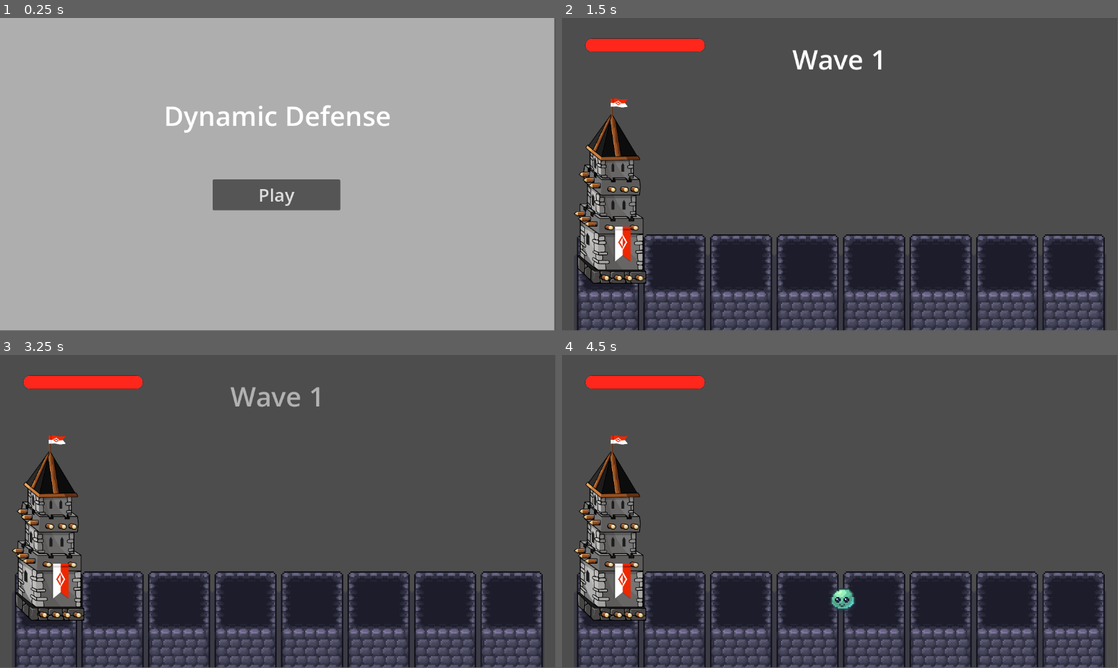
Above: before the commit, frames 1-4 (two rows, left to right).
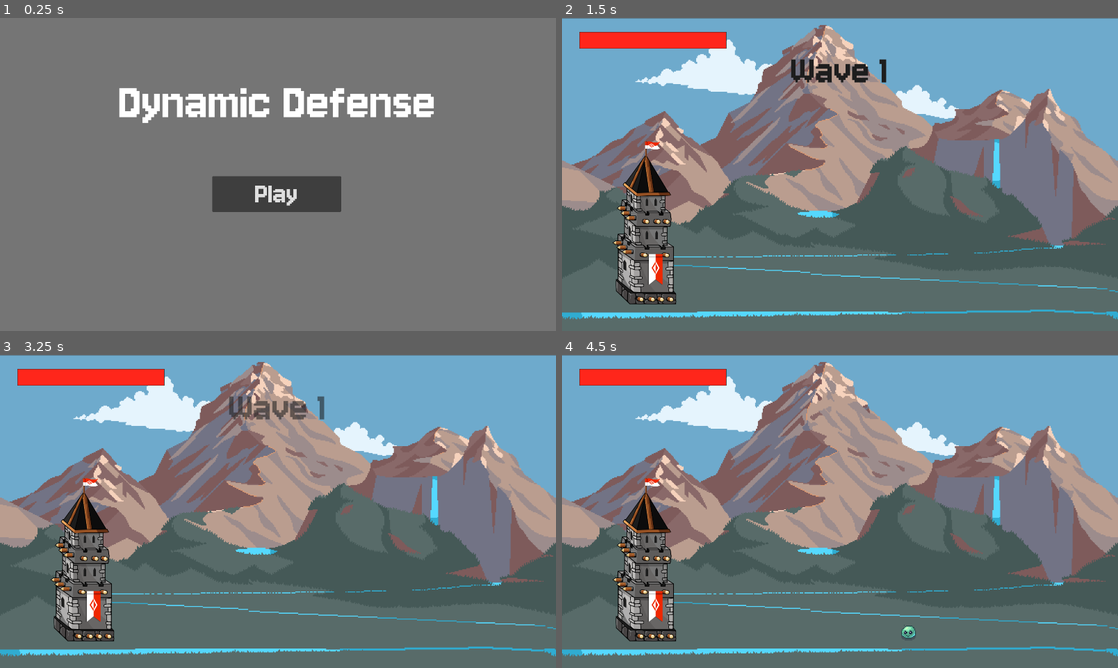
Above: after the commit, the same moments.

Repository: AlexandreBasei/dynamic_defense
Game: Godot game, scene res://scenes/main.tscn
The game is run twice, just before and just after one commit, with the same random seed, the same clock (stepped at 60 frames per second) and the same inputs.
Inputs:
- Up to frame 1 (0.25 s): no input
- Up to frame 2 (1.5 s): click "Play" at 0.5 s; tap Enter at 1.25 s
- Up to frame 3 (3.25 s): tap Space at 2 s; tap Enter at 2.75 s
- Up to frame 4 (4.5 s): no input
In our replay, the window is 799x449 before the commit and 800x450 after it. These sizes can differ from the game's own. Grey fills any space a smaller window leaves; there, only what the larger window draws over its background counts as a difference.

The runs differ from the first frame. In frame 1, 97% of the frame differs, in the area x 0-100%, y 0-100%; in frame 2, 89%; in frame 3, 88%; in frame 4, 89%.

Commit message:
UI improvements && Demon

Diff:
--- a/health_bar.tscn
+++ b/health_bar.tscn
@@ -6,17 +6,9 @@
 
 [sub_resource type="StyleBoxFlat" id="StyleBoxFlat_m7ell"]
 bg_color = Color(1, 0.15134397, 0.10833255, 1)
-corner_radius_top_left = 15
-corner_radius_top_right = 15
-corner_radius_bottom_right = 15
-corner_radius_bottom_left = 15
 
 [sub_resource type="StyleBoxFlat" id="StyleBoxFlat_kdjhy"]
 bg_color = Color(0.18590242, 0.17234924, 0.17791423, 1)
-corner_radius_top_left = 15
-corner_radius_top_right = 15
-corner_radius_bottom_right = 15
-corner_radius_bottom_left = 15
 expand_margin_left = 1.0
 expand_margin_top = 1.0
 expand_margin_right = 1.0
@@ -26,27 +18,24 @@
 
 [sub_resource type="StyleBoxFlat" id="StyleBoxFlat_srckl"]
 bg_color = Color(0.82605994, 0.82606006, 0.8260599, 1)
-corner_radius_top_left = 15
-corner_radius_top_right = 15
-corner_radius_bottom_right = 15
-corner_radius_bottom_left = 15
 
 [node name="HealthBar" type="ProgressBar"]
 z_index = 1
 anchors_preset = -1
-anchor_left = 0.15
-anchor_top = 0.087000005
-anchor_right = 0.15
-anchor_bottom = 0.087000005
-offset_left = -123.8
-offset_top = -13.376003
-offset_right = 123.2
-offset_bottom = 13.623997
+anchor_left = 0.163
+anchor_top = 0.071
+anchor_right = 0.163
+anchor_bottom = 0.071
+offset_left = -251.95999
+offset_top = -27.68
+offset_right = 253.84
+offset_bottom = 27.736
 theme_override_styles/background = SubResource("StyleBoxEmpty_7igj3")
 theme_override_styles/fill = SubResource("StyleBoxFlat_m7ell")
 value = 60.0
 show_percentage = false
 script = ExtResource("1_m7ell")
+metadata/_edit_group_ = true
 
 [node name="DamageBar" type="ProgressBar" parent="."]
 z_index = -1
--- a/project.godot
+++ b/project.godot
@@ -15,6 +15,13 @@
 config/features=PackedStringArray("4.5", "Forward Plus")
 config/icon="res://icon.svg"
 
+[display]
+
+window/size/viewport_width=1920
+window/size/viewport_height=1080
+window/stretch/mode="viewport"
+window/stretch/aspect="expand"
+
 [global_group]
 
 mobs=""
--- a/scenes/UI/hud.tscn
+++ b/scenes/UI/hud.tscn
@@ -1,15 +1,16 @@
-[gd_scene load_steps=3 format=3 uid="uid://b5ejdflfu6xdl"]
+[gd_scene load_steps=4 format=3 uid="uid://b5ejdflfu6xdl"]
 
 [ext_resource type="Script" uid="uid://dah8c7boq5st4" path="res://scenes/UI/hud.gd" id="1_37p78"]
 [ext_resource type="PackedScene" uid="uid://bnvp2yq7ymekn" path="res://health_bar.tscn" id="2_rd3kb"]
+[ext_resource type="FontFile" uid="uid://b8yosn0dw1ed6" path="res://art/fonts/Jersey10-Regular.ttf" id="2_y5tme"]
 
 [node name="HUD" type="CanvasLayer"]
 script = ExtResource("1_37p78")
 
 [node name="ColorRect" type="ColorRect" parent="."]
-offset_right = 1150.0
-offset_bottom = 648.0
-color = Color(0.68307734, 0.6830774, 0.68307734, 1)
+offset_right = 1922.0
+offset_bottom = 1081.0
+color = Color(0.4584052, 0.45840496, 0.45840502, 1)
 
 [node name="StartButton" type="Button" parent="."]
 anchors_preset = -1
@@ -17,28 +18,30 @@
 anchor_top = 0.56600004
 anchor_right = 0.5
 anchor_bottom = 0.56600004
-offset_left = -135.0
-offset_top = -31.768036
-offset_right = 130.0
-offset_bottom = 32.231964
+offset_left = -227.0
+offset_top = -65.28003
+offset_right = 218.0
+offset_bottom = 57.71997
 grow_horizontal = 2
 grow_vertical = 0
-theme_override_font_sizes/font_size = 37
+theme_override_fonts/font = ExtResource("2_y5tme")
+theme_override_font_sizes/font_size = 107
 text = "Play"
 
 [node name="Message" type="Label" parent="."]
 anchors_preset = -1
 anchor_left = 0.5
-anchor_top = 0.312
+anchor_top = 0.27
 anchor_right = 0.5
-anchor_bottom = 0.312
-offset_left = -236.0
-offset_top = -38.17601
-offset_right = 236.0
-offset_bottom = 38.82399
+anchor_bottom = 0.27
+offset_left = -548.0
+offset_top = -99.600006
+offset_right = 548.0
+offset_bottom = 100.399994
 grow_horizontal = 2
 grow_vertical = 2
-theme_override_font_sizes/font_size = 56
+theme_override_fonts/font = ExtResource("2_y5tme")
+theme_override_font_sizes/font_size = 186
 text = "Dynamic Defense"
 horizontal_alignment = 1
 vertical_alignment = 1
@@ -49,17 +52,19 @@
 
 [node name="Wave" type="Label" parent="."]
 visible = false
+modulate = Color(0.1148968, 0.11489681, 0.1148968, 1)
 anchors_preset = -1
 anchor_left = 0.5
-anchor_top = 0.132
+anchor_top = 0.16900001
 anchor_right = 0.5
-anchor_bottom = 0.132
+anchor_bottom = 0.16900001
 offset_left = -179.25
-offset_top = -38.536003
+offset_top = -78.496025
 offset_right = 179.25
-offset_bottom = 38.463997
+offset_bottom = -1.4960327
 grow_horizontal = 2
-theme_override_font_sizes/font_size = 56
+theme_override_fonts/font = ExtResource("2_y5tme")
+theme_override_font_sizes/font_size = 146
 text = "Wave"
 horizontal_alignment = 1
 vertical_alignment = 1
--- /dev/null
+++ b/scenes/cards_handler.tscn
@@ -0,0 +1,3 @@
+[gd_scene format=3 uid="uid://lopuqvs2efnh"]
+
+[node name="CardsHandler" type="Node2D"]
--- a/scenes/main.tscn
+++ b/scenes/main.tscn
@@ -1,23 +1,30 @@
-[gd_scene load_steps=7 format=3 uid="uid://begu0mbamvgii"]
+[gd_scene load_steps=8 format=3 uid="uid://begu0mbamvgii"]
 
 [ext_resource type="PackedScene" uid="uid://bqwkl3cusk0uq" path="res://scenes/levels/tile_map.tscn" id="1_0xm2m"]
 [ext_resource type="Script" uid="uid://bedm1itnq0t00" path="res://scenes/main.gd" id="1_h2yge"]
 [ext_resource type="PackedScene" uid="uid://d4aqy4ns76bew" path="res://scenes/tower/tower.tscn" id="2_h2yge"]
+[ext_resource type="Texture2D" uid="uid://dsfv0lyipp0y2" path="res://art/backgrounds/mountains/m7/BIGPRE_ORIG_SIZE.png" id="2_o6xl0"]
 [ext_resource type="PackedScene" uid="uid://b5ejdflfu6xdl" path="res://scenes/UI/hud.tscn" id="5_lquwl"]
 [ext_resource type="PackedScene" uid="uid://b8ocqfk1bqk7v" path="res://scenes/wave_handler.tscn" id="6_o6xl0"]
 [ext_resource type="Script" uid="uid://bv1cx22ihvh2u" path="res://scenes/camera_2d.gd" id="6_tefeu"]
 
 [node name="Main" type="Node2D"]
-position = Vector2(30, 450)
+position = Vector2(415, 668)
 script = ExtResource("1_h2yge")
 
+[node name="BigpreOrigSize" type="Sprite2D" parent="."]
+position = Vector2(544, -123)
+scale = Vector2(0.8333333, 0.83487654)
+texture = ExtResource("2_o6xl0")
+
 [node name="TileMap" parent="." instance=ExtResource("1_0xm2m")]
-position = Vector2(-6.92, 0)
-scale = Vector2(2.935, 2.935)
+visible = false
+position = Vector2(-229.905, 37.395)
+scale = Vector2(4.13, 4.13)
 
 [node name="Tower" parent="." instance=ExtResource("2_h2yge")]
-position = Vector2(-8, -159)
-scale = Vector2(0.4, 0.4)
+position = Vector2(-242, -59)
+scale = Vector2(0.585, 0.585)
 
 [node name="HUD" parent="." instance=ExtResource("5_lquwl")]
 
@@ -26,7 +33,7 @@
 script = ExtResource("6_tefeu")
 
 [node name="WaveHandler" parent="." instance=ExtResource("6_o6xl0")]
-position = Vector2(1024, 56)
+position = Vector2(1254, 290)
 
 [connection signal="game_over" from="Tower" to="." method="_on_base_game_over"]
 [connection signal="hit" from="Tower" to="." method="_on_base_hit"]
--- /dev/null
+++ b/scenes/mobs/demon.tscn
@@ -0,0 +1,64 @@
+[gd_scene load_steps=9 format=3 uid="uid://b7yff3yrt6u03"]
+
+[ext_resource type="Script" uid="uid://buy5hehm6mifu" path="res://scenes/mobs/mobs.gd" id="1_glb2y"]
+[ext_resource type="Texture2D" uid="uid://c3r266enj4bhn" path="res://art/mobs/Flying Demon 2D Pixel Art/Sprites/with_outline/FLYING.png" id="2_mrj33"]
+
+[sub_resource type="AtlasTexture" id="AtlasTexture_q42wl"]
+atlas = ExtResource("2_mrj33")
+region = Rect2(0, 0, 81, 71)
+
+[sub_resource type="AtlasTexture" id="AtlasTexture_8hjy0"]
+atlas = ExtResource("2_mrj33")
+region = Rect2(81, 0, 81, 71)
+
+[sub_resource type="AtlasTexture" id="AtlasTexture_w14gc"]
+atlas = ExtResource("2_mrj33")
+region = Rect2(162, 0, 81, 71)
+
+[sub_resource type="AtlasTexture" id="AtlasTexture_b4kqs"]
+atlas = ExtResource("2_mrj33")
+region = Rect2(243, 0, 81, 71)
+
+[sub_resource type="SpriteFrames" id="SpriteFrames_k6mcl"]
+animations = [{
+"frames": [{
+"duration": 1.0,
+"texture": SubResource("AtlasTexture_q42wl")
+}, {
+"duration": 1.0,
+"texture": SubResource("AtlasTexture_8hjy0")
+}, {
+"duration": 1.0,
+"texture": SubResource("AtlasTexture_w14gc")
+}, {
+"duration": 1.0,
+"texture": SubResource("AtlasTexture_b4kqs")
+}],
+"loop": true,
+"name": &"flying",
+"speed": 10.0
+}]
+
+[sub_resource type="RectangleShape2D" id="RectangleShape2D_843ur"]
+size = Vector2(42, 51.5)
+
+[node name="Demon" type="Area2D" groups=["mobs"]]
+position = Vector2(24, -8.000002)
+scale = Vector2(1.945, 1.945)
+script = ExtResource("1_glb2y")
+maxHP = 20
+damages = 30
+speed = 500
+isFlying = true
+metadata/_edit_group_ = true
+
+[node name="AnimatedSprite2D" type="AnimatedSprite2D" parent="."]
+texture_filter = 1
+sprite_frames = SubResource("SpriteFrames_k6mcl")
+animation = &"flying"
+autoplay = "flying"
+frame_progress = 0.80317473
+
+[node name="CollisionShape2D" type="CollisionShape2D" parent="."]
+position = Vector2(-11.5, -6.25)
+shape = SubResource("RectangleShape2D_843ur")
--- a/scenes/mobs/slime_1.gd
+++ b/scenes/mobs/mobs.gd
@@ -7,6 +7,7 @@
 
 @export var damages = 5
 @export var speed = 200
+@export var isFlying = false
 
 func _ready():
 	currentHP = maxHP
--- a/scenes/mobs/slime_1.tscn
+++ b/scenes/mobs/slime_1.tscn
@@ -1,6 +1,6 @@
 [gd_scene load_steps=20 format=3 uid="uid://b4mkl6u0vblie"]
 
-[ext_resource type="Script" uid="uid://buy5hehm6mifu" path="res://scenes/mobs/slime_1.gd" id="1_7ijvq"]
+[ext_resource type="Script" uid="uid://buy5hehm6mifu" path="res://scenes/mobs/mobs.gd" id="1_7ijvq"]
 [ext_resource type="Texture2D" uid="uid://b783of3i1v0e7" path="res://art/mobs/Slime1/With_shadow/Slime1_Idle_with_shadow.png" id="1_8sdnu"]
 [ext_resource type="Texture2D" uid="uid://b2d41erajity2" path="res://art/mobs/Slime1/With_shadow/Slime1_Walk_with_shadow.png" id="3_ubyqn"]
 
--- a/scenes/mobs/slime_2.tscn
+++ b/scenes/mobs/slime_2.tscn
@@ -1,6 +1,6 @@
 [gd_scene load_steps=13 format=3 uid="uid://bm585jy0sxsa4"]
 
-[ext_resource type="Script" uid="uid://buy5hehm6mifu" path="res://scenes/mobs/slime_1.gd" id="1_ypwvt"]
+[ext_resource type="Script" uid="uid://buy5hehm6mifu" path="res://scenes/mobs/mobs.gd" id="1_ypwvt"]
 [ext_resource type="Texture2D" uid="uid://bmlkrsy0o5al1" path="res://art/mobs/Slime2/With_shadow/Slime2_Walk_with_shadow.png" id="2_u3t3y"]
 
 [sub_resource type="AtlasTexture" id="AtlasTexture_ypwvt"]
--- a/scenes/tower/tower.tscn
+++ b/scenes/tower/tower.tscn
@@ -97,6 +97,7 @@
 max_hp_texture = ExtResource("1_rpg24")
 mid_hp_texture = ExtResource("3_nfofi")
 no_hp_texture = ExtResource("4_vec08")
+metadata/_edit_group_ = true
 
 [node name="Sprite2D" type="Sprite2D" parent="."]
 position = Vector2(189, 172)
--- a/scenes/wave_handler.gd
+++ b/scenes/wave_handler.gd
@@ -4,6 +4,7 @@
 signal win
 
 @export var waves : Array[Node2D]
+@export var flyingSpawnPointOffset:int = -50
 
 var nbWaves: int
 var nbEnemiesSpawned: int
@@ -11,6 +12,7 @@
 
 func _ready() -> void:
 	$MobSpawnLocation.position = position
+	$FlyingSpawnLocation.position = Vector2(position.x, position.y + flyingSpawnPointOffset)
 	nbWaves = waves.size()
 
 func _process(delta: float) -> void:
@@ -28,6 +30,7 @@
 			wave_change.emit()
 		elif nbEnemiesSpawned == wave.nbEnemiesInWave and currentWave == nbWaves - 1:
 			$MobSpawnTimer.stop()
+			nbEnemiesSpawned = 0
 			win.emit()
 
 func _on_mob_spawn_timer_timeout() -> void:
@@ -55,7 +58,7 @@
 
 		# Instancie le mob choisi
 		var mob = mobs[chosen_index].instantiate()
-		mob.position = $MobSpawnLocation.position
+		mob.position = $MobSpawnLocation.position if mob.isFlying == false else $FlyingSpawnLocation.position
 		add_sibling(mob)
 		nbEnemiesSpawned += 1
 	checkWave()
--- a/scenes/wave_handler.tscn
+++ b/scenes/wave_handler.tscn
@@ -1,16 +1,20 @@
-[gd_scene load_steps=5 format=3 uid="uid://b8ocqfk1bqk7v"]
+[gd_scene load_steps=6 format=3 uid="uid://b8ocqfk1bqk7v"]
 
 [ext_resource type="Script" uid="uid://cnmydu7ltifce" path="res://scenes/wave_handler.gd" id="1_7bjdl"]
 [ext_resource type="PackedScene" uid="uid://b4mkl6u0vblie" path="res://scenes/mobs/slime_1.tscn" id="2_un3x2"]
 [ext_resource type="Script" uid="uid://bogullf6pum4i" path="res://scenes/wave_1.gd" id="3_tx3c4"]
 [ext_resource type="PackedScene" uid="uid://bm585jy0sxsa4" path="res://scenes/mobs/slime_2.tscn" id="4_wgev1"]
+[ext_resource type="PackedScene" uid="uid://b7yff3yrt6u03" path="res://scenes/mobs/demon.tscn" id="5_ttnx0"]
 
 [node name="WaveHandler" type="Node2D" node_paths=PackedStringArray("waves")]
 script = ExtResource("1_7bjdl")
 waves = [NodePath("Wave1"), NodePath("Wave2"), NodePath("Wave3")]
+flyingSpawnPointOffset = -300
 metadata/_edit_group_ = true
 
 [node name="MobSpawnLocation" type="Marker2D" parent="."]
+
+[node name="FlyingSpawnLocation" type="Marker2D" parent="."]
 
 [node name="MobSpawnTimer" type="Timer" parent="."]
 wait_time = 3.0
@@ -34,8 +38,8 @@
 [node name="Wave3" type="Node2D" parent="."]
 script = ExtResource("3_tx3c4")
 nbEnemiesInWave = 6
-mobs = Array[PackedScene]([ExtResource("2_un3x2"), ExtResource("4_wgev1")])
-spawnRate = Array[float]([50.0, 50.0])
+mobs = Array[PackedScene]([ExtResource("2_un3x2"), ExtResource("4_wgev1"), ExtResource("5_ttnx0")])
+spawnRate = Array[float]([50.0, 50.0, 70.0])
 
 [connection signal="timeout" from="MobSpawnTimer" to="." method="_on_mob_spawn_timer_timeout"]
 [connection signal="timeout" from="WaveTimer" to="." method="_on_wave_timer_timeout"]
Binary file added: art/backgrounds/mountains/m1/1.png
Not shown, added: art/backgrounds/mountains/m1/1.png.import
Binary file added: art/backgrounds/mountains/m1/2.png
Not shown, added: art/backgrounds/mountains/m1/2.png.import
Binary file added: art/backgrounds/mountains/m1/3.png
Not shown, added: art/backgrounds/mountains/m1/3.png.import
Binary file added: art/backgrounds/mountains/m1/4.png
Not shown, added: art/backgrounds/mountains/m1/4.png.import
Binary file added: art/backgrounds/mountains/m1/5.png
Not shown, added: art/backgrounds/mountains/m1/5.png.import
Binary file added: art/backgrounds/mountains/m1/PRE_ORIG_SIZE.png
Not shown, added: art/backgrounds/mountains/m1/PRE_ORIG_SIZE.png.import
(and 110 more such lines)
